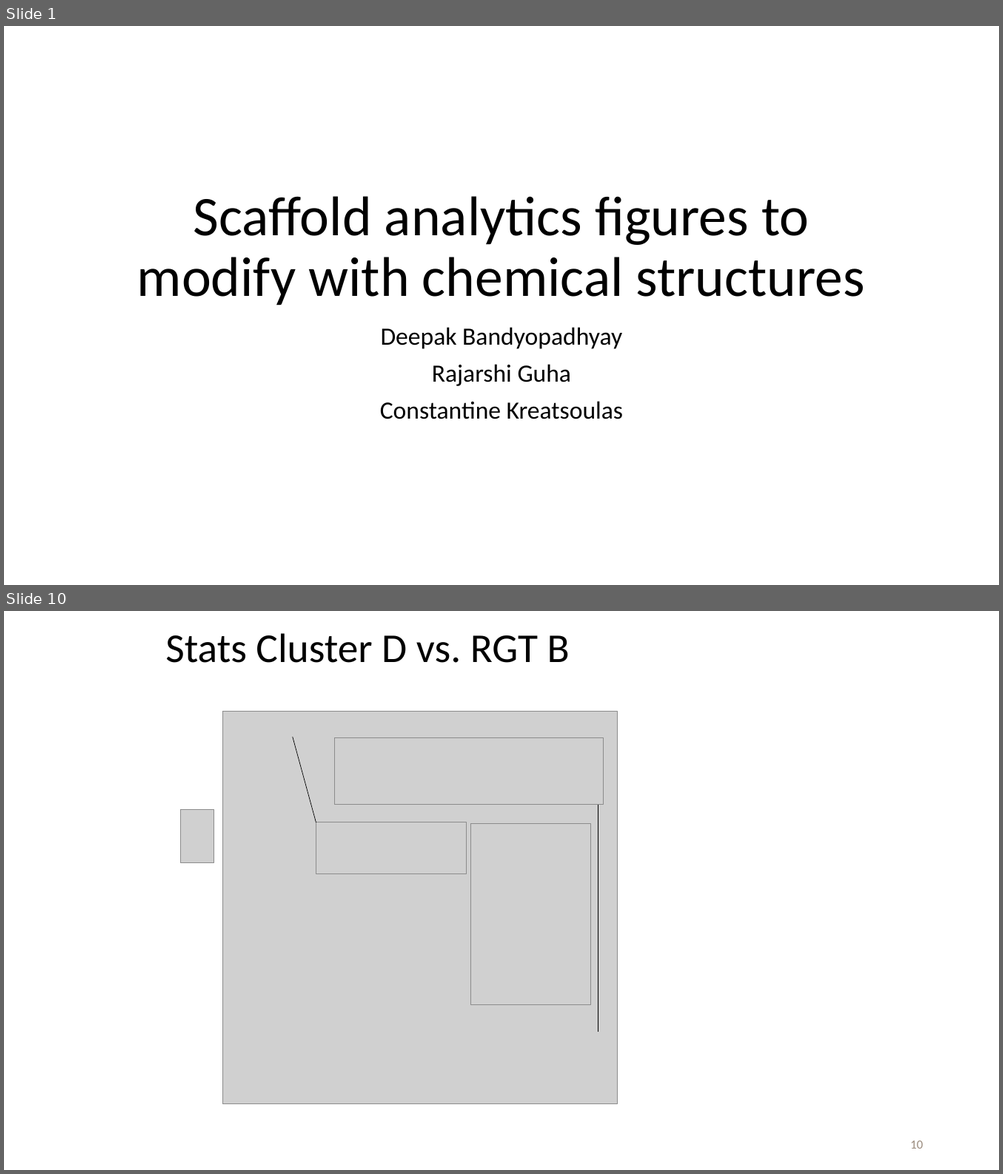
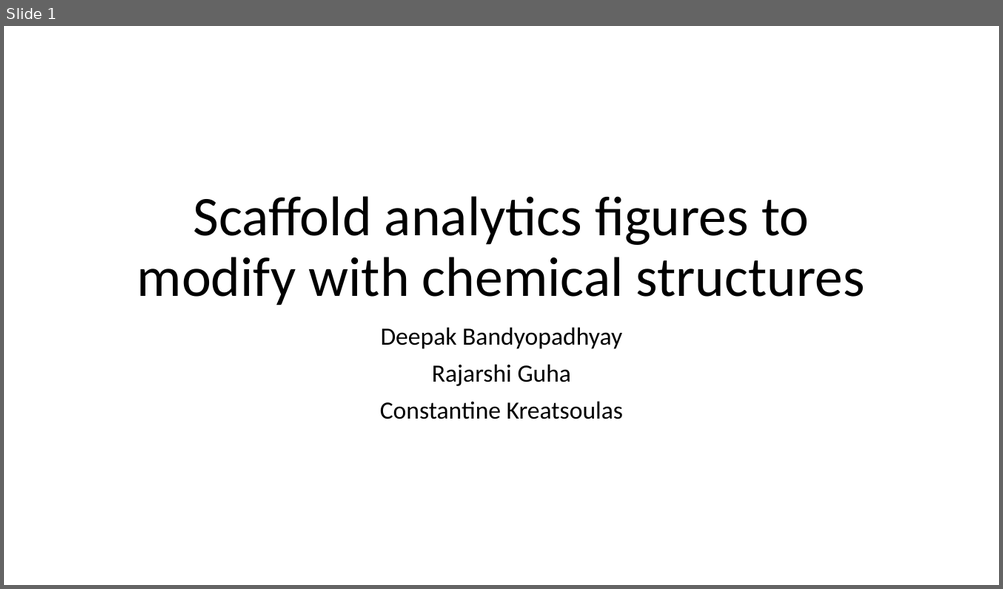
Before and after one commit to ncats/scaffoldanalytics, a slide deck: pres/Scaffold analytics figures to modify with chemical structures.pptx. Shown one above the other, each under a label of ours: slides 1 and 10 before the commit, slide 1 after it; the slides between them are not shown. The pictures are 1003x1174 and 1003x589 pixels, drawn with LibreOffice and Linux fonts; fonts in the diff are those of the drawing; grey boxes stand for pictures. Boxes give left, top, right and bottom in pixels: in the first picture for what was removed or moved away, otherwise in the second. Text is boxed around its words. In the diff, an @@ line names an element or a change of style, - is before the commit and + after.

```diff
--- a/pres/Scaffold analytics figures to modify with chemical structures.pptx
+++ b/pres/Scaffold analytics figures to modify with chemical structures.pptx
@@ slide 10 removed at [4,611,999,1170], background #FFFFFF @@
@@ title removed at [165,633,569,663] @@
-Stats Cluster D vs. RGT B
@@ picture removed at [222,711,617,1104] @@
@@ line removed from (293, 737) to (316, 823) @@
@@ picture removed at [335,738,603,805] @@
@@ picture removed at [180,809,213,863] @@
@@ line removed from (598, 805) to (598, 1032) @@
@@ picture removed at [316,823,466,874] @@
@@ picture removed at [471,823,591,1005] @@
@@ line removed from (609, 1003) to (617, 1032) @@
@@ page number removed at [910,1141,922,1149] @@
-10
```
Also in this commit, not shown: 5 slides changed, 9 slides added, 3 other slides removed, 7 other files.
